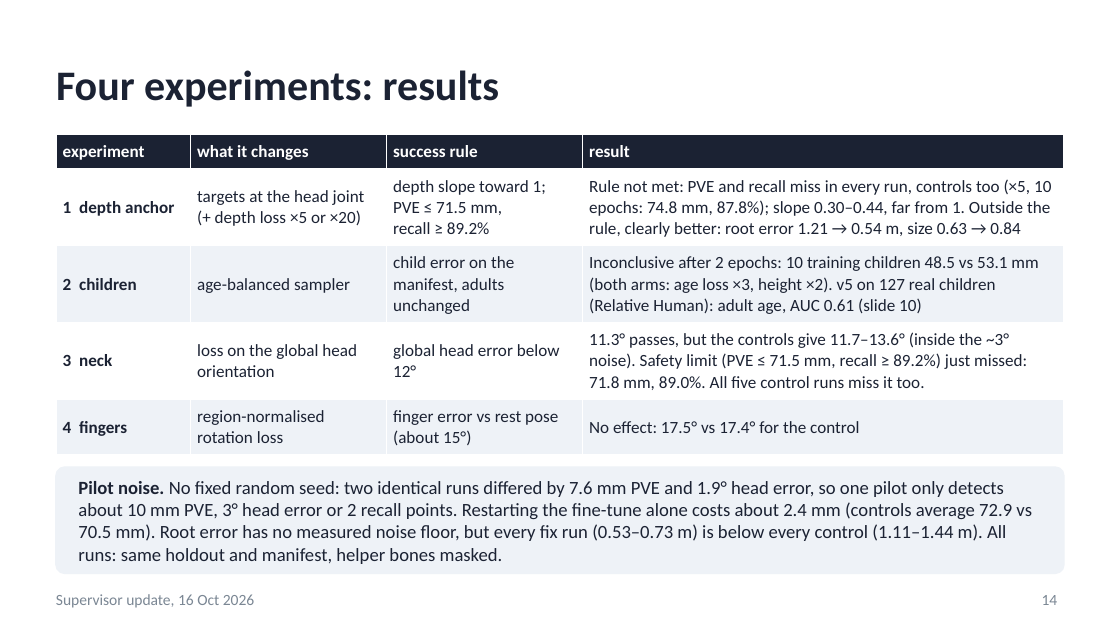
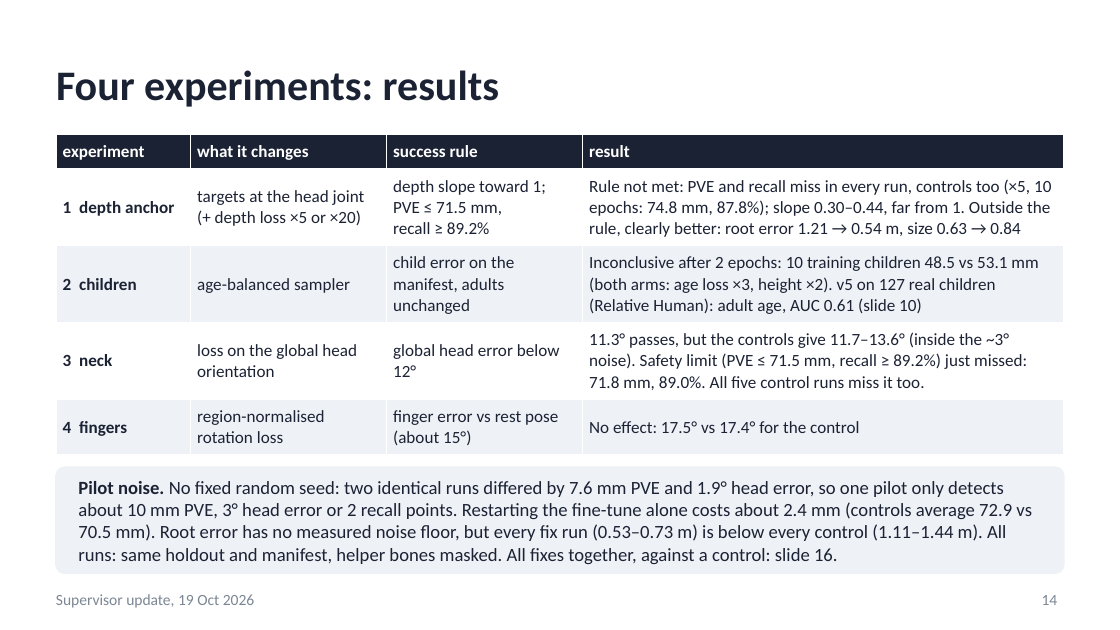
Before and after one commit to saadnajib/Multi-Person-Whole-Body-Human-Mesh-Recovery-in-a-Single-Shot-with-Annyone-dataset-and-3dpw-dataset, a slide deck: slide 14 of docs/supervisor_update_2026-10-16.pptx. Drawn at 1120x630 pixels with LibreOffice and Linux fonts; fonts in the diff are those of the drawing. Boxes give left, top, right and bottom in pixels: in the first picture for what was removed or moved away, otherwise in the second. Text is boxed around its words. In the diff, an @@ line names an element or a change of style, - is before the commit and + after.

```diff
--- a/docs/supervisor_update_2026-10-16.pptx
+++ b/docs/supervisor_update_2026-10-16.pptx
@@ text at (x1=78, y1=481, x2=1032, y2=564): text changed @@
-Pilot noise. No fixed random seed: two identical runs differed by 7.6 mm PVE and 1.9° head error, so one pilot only detects about 10 mm PVE, 3° head error or 2 recall points. Restarting the fine-tune alone costs about 2.4 mm (controls average 72.9 vs 70.5 mm). Root error has no measured noise floor, but every fix run (0.53–0.73 m) is below every control (1.11–1.44 m). All runs: same holdout and manifest, helper bones masked.
+Pilot noise. No fixed random seed: two identical runs differed by 7.6 mm PVE and 1.9° head error, so one pilot only detects about 10 mm PVE, 3° head error or 2 recall points. Restarting the fine-tune alone costs about 2.4 mm (controls average 72.9 vs 70.5 mm). Root error has no measured noise floor, but every fix run (0.53–0.73 m) is below every control (1.11–1.44 m). All runs: same holdout and manifest, helper bones masked. All fixes together, against a control: slide 16.
@@ text at (x1=56, y1=594, x2=254, y2=608): text changed @@
-Supervisor update, 16 Oct 2026
+Supervisor update, 19 Oct 2026
```
Also in this commit, not shown: 17 other slides changed, 1 slide added, 2 other files.
